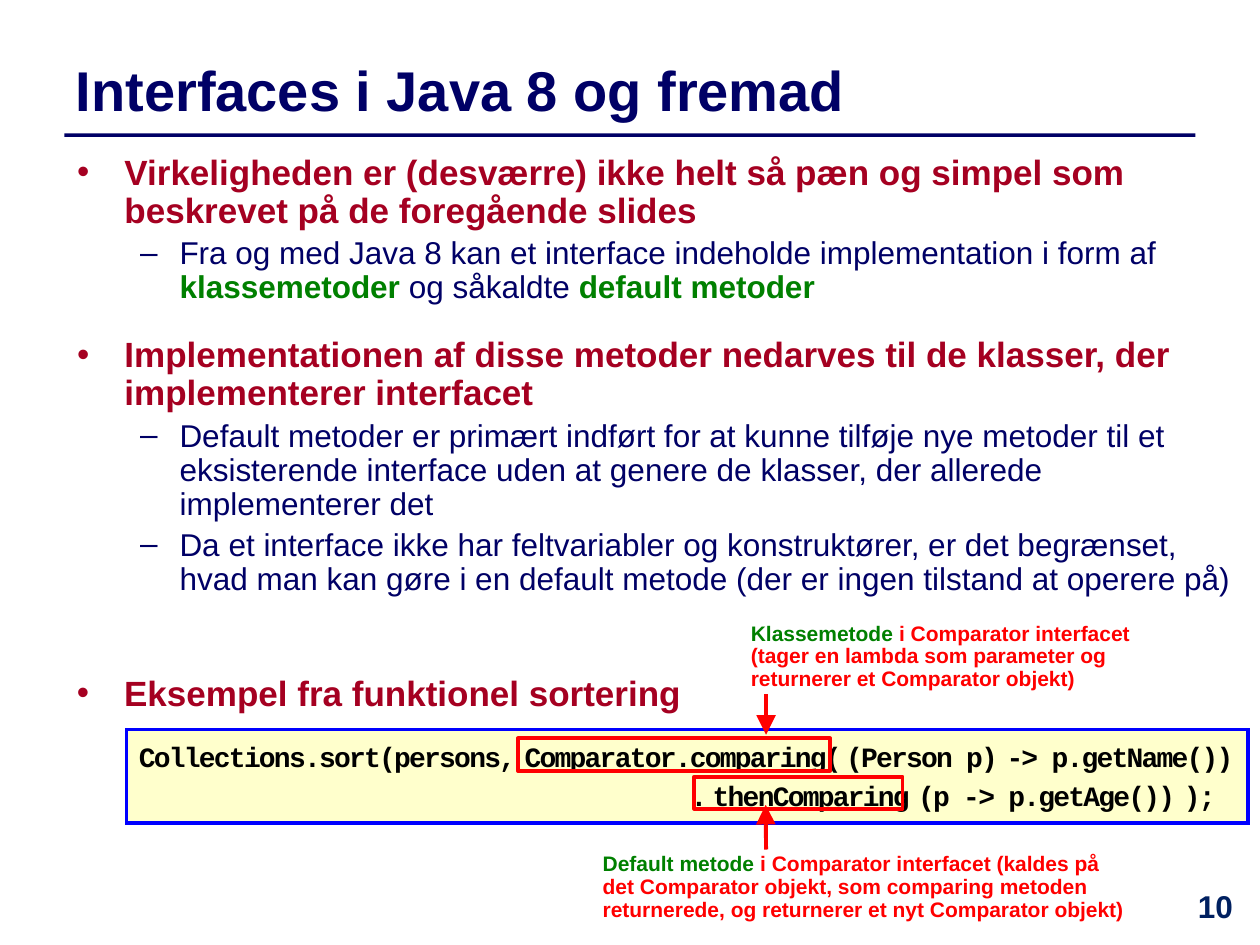
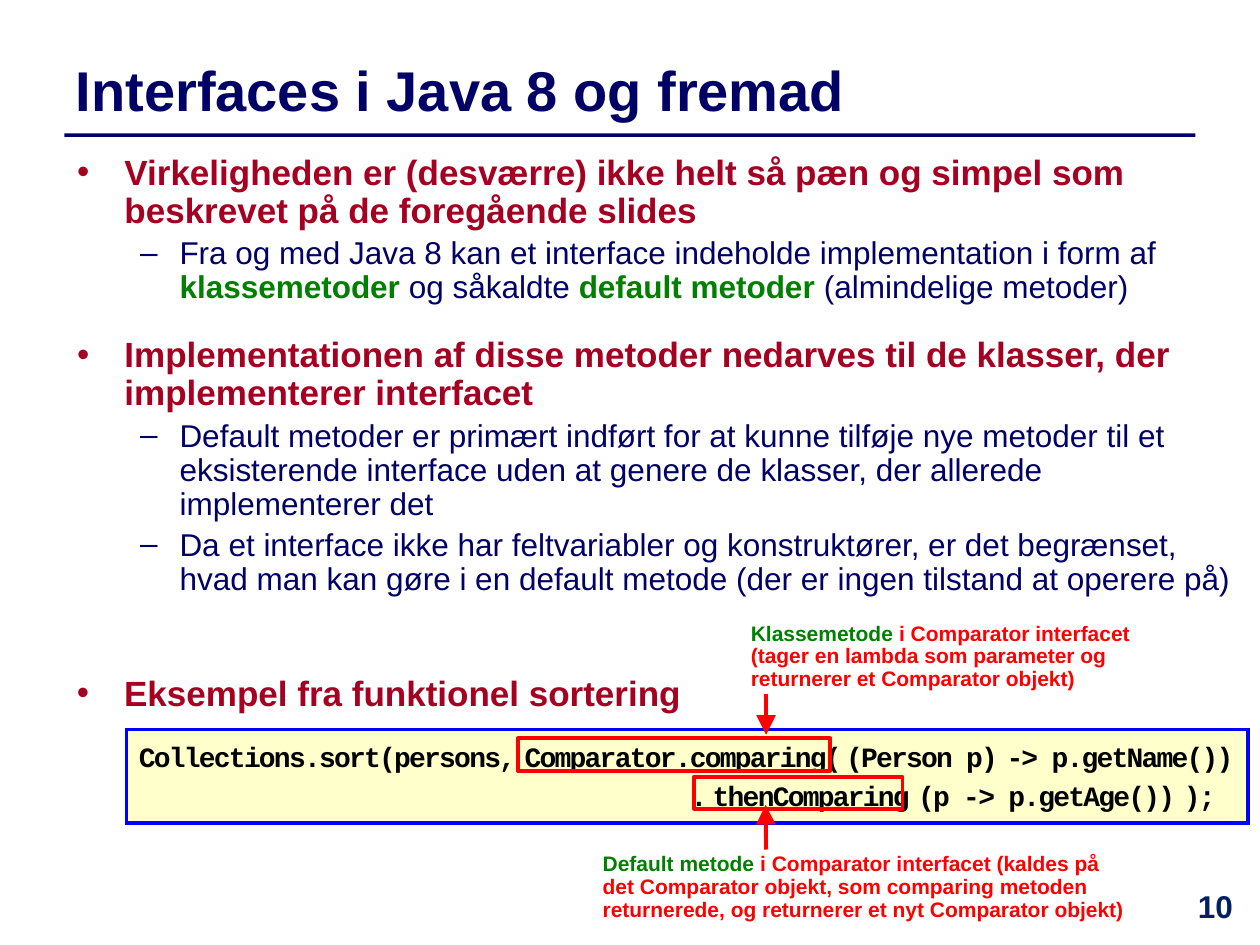
Before and after one commit to IntProgAU/Materiale, a slide deck: slide 10 of web/e24/uge_12/Slides-Uge12.pptx. Drawn at 1260x945 pixels with LibreOffice and Linux fonts; fonts in the diff are those of the drawing. Boxes give left, top, right and bottom in pixels: in the first picture for what was removed or moved away, otherwise in the second. Text is boxed around its words. In the diff, an @@ line names an element or a change of style, - is before the commit and + after.

```diff
--- a/web/e24/uge_12/Slides-Uge12.pptx
+++ b/web/e24/uge_12/Slides-Uge12.pptx
@@ text at (180,241,1156,304): text changed @@
-  – Fra og med Java 8 kan et interface indeholde implementation i form af klassemetoder og såkaldte default metoder
+  – Fra og med Java 8 kan et interface indeholde implementation i form af klassemetoder og såkaldte default metoder (almindelige metoder)
```
Also in this commit, not shown: 5 other slides changed, 1 other file.
